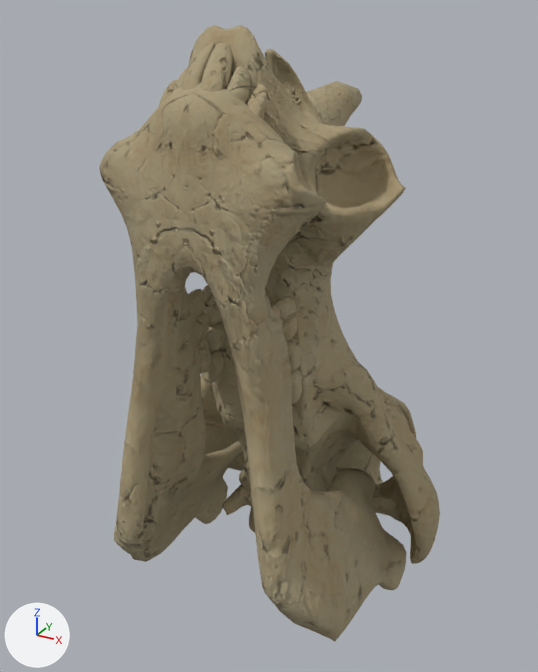
One commit to the Blender file src/addons/no_mans_sky_base_builder/models-high-res/assets/FOS_HEAD_DH.blend: the scene before it, then after it.
Camera for both pictures: a 50 mm lens placed at (0.555, -0.537, 0.699), pointed at (-0.033, 0.533, 0.164). The axes (+X, +Y, +Z) are drawn at lower left. The lights are the same throughout. The picture after the commit comes second.

In view in the first picture: 'FOS_HEAD_DH'.
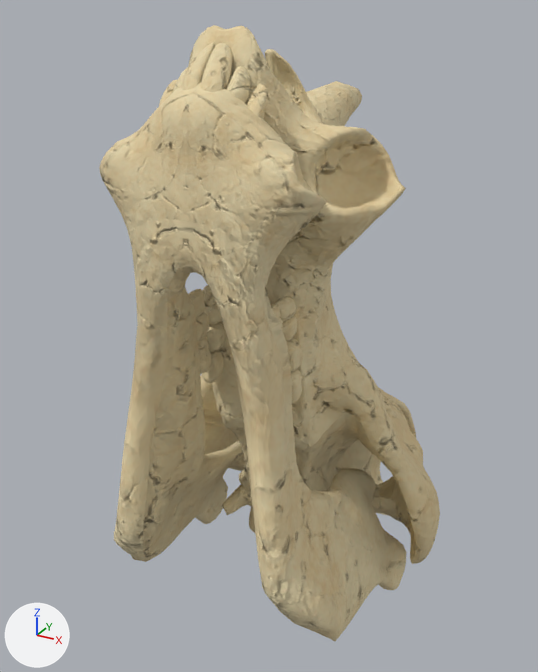
Boxes [x1, y1, x2, y2] around the edits, measured in the pictures (538 x 672 px):
'FOS_HEAD_DH', surface changed (brown to beige)
    both: [99, 25, 440, 641]

What changed in the scene script:
```text
Change mat_bonetileable:
    where n8 = _N.new('ShaderNodeMixRGB'); n8.name = 'Mix (Legacy)'
    add n8.inputs[0].default_value = 0.0  # 'Factor'
```
